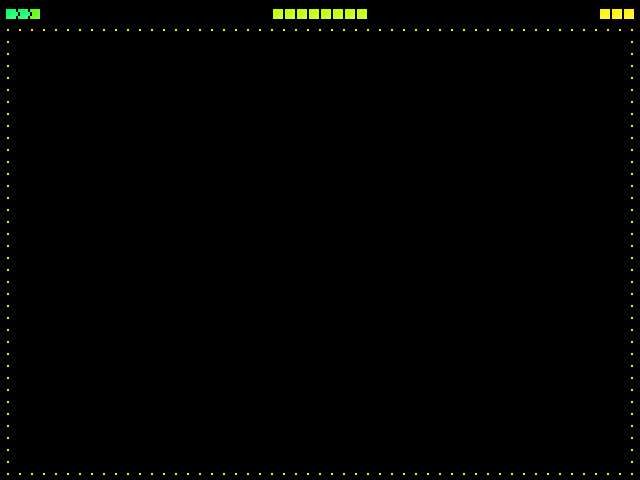
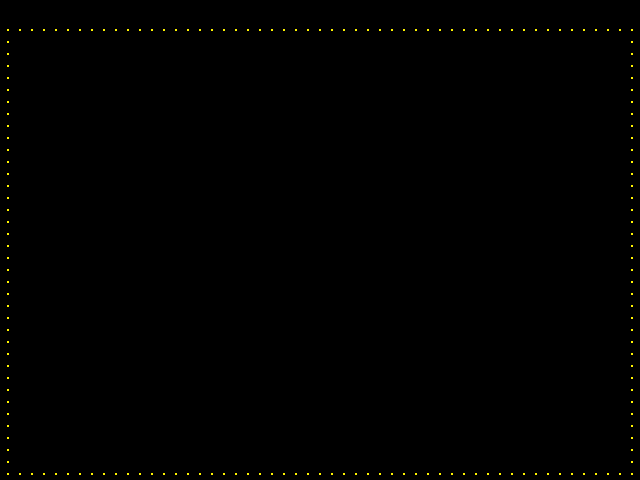
The second 640 x 480 image is a revision of the first. Changes to its layers:
removed layer "header" over (x1=6, y1=9, x2=634, y2=19)
